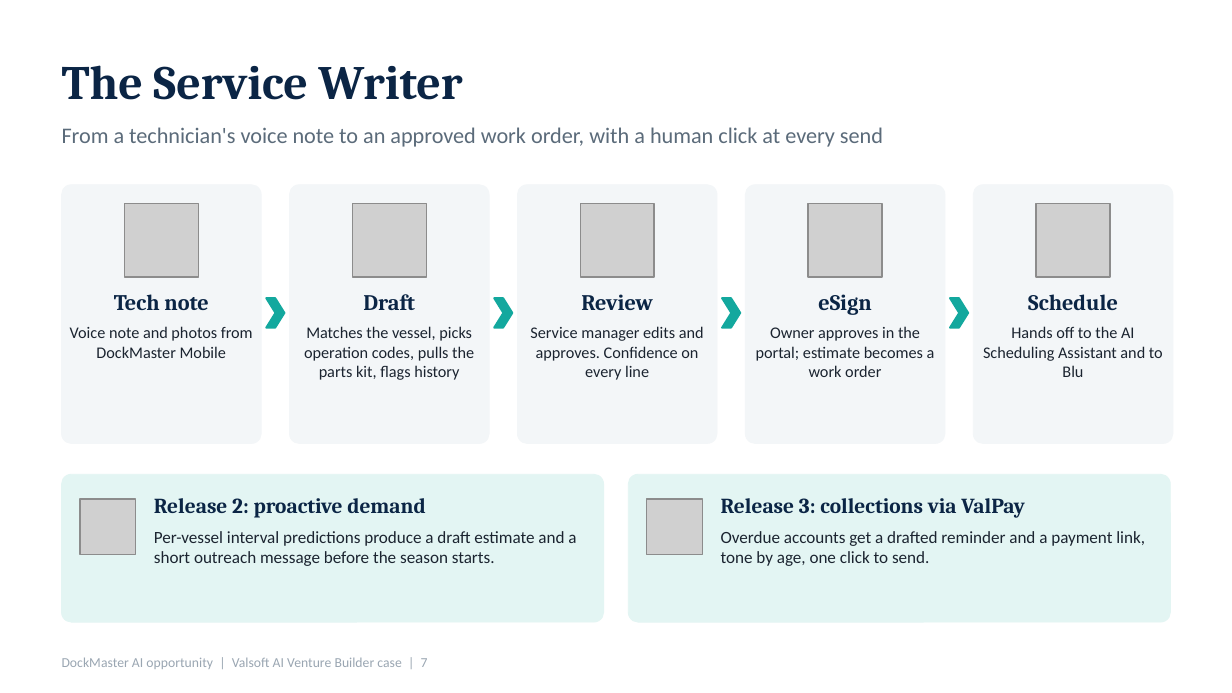
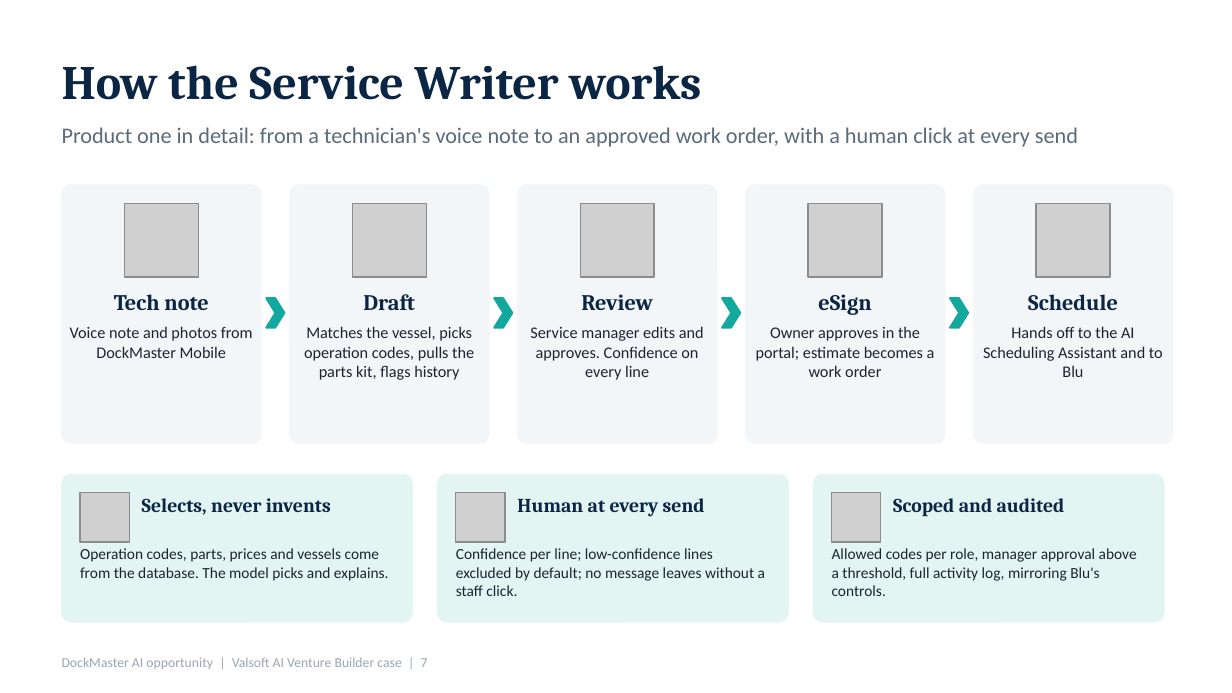
Before and after one commit to scott82anderson/tide, a slide deck: slide 7 of public/docs/DockMaster_AI_Opportunity_Service_Writer.pptx. Drawn at 1232x693 pixels with LibreOffice and Linux fonts; fonts in the diff are those of the drawing; grey boxes stand for pictures. Boxes give left, top, right and bottom in pixels: in the first picture for what was removed or moved away, otherwise in the second. Text is boxed around its words. In the diff, an @@ line names an element or a change of style, - is before the commit and + after.

```diff
--- a/public/docs/DockMaster_AI_Opportunity_Service_Writer.pptx
+++ b/public/docs/DockMaster_AI_Opportunity_Service_Writer.pptx
@@ text at (x1=62, y1=65, x2=701, y2=100): text changed @@
-The Service Writer
+How the Service Writer works
@@ text at (x1=62, y1=127, x2=1078, y2=147): text changed @@
-From a technician's voice note to an approved work order, with a human click at every send
+Product one in detail: from a technician's voice note to an approved work order, with a human click at every send
@@ rounded rectangle resized from (x1=62, y1=474, x2=604, y2=622) to (x1=62, y1=474, x2=413, y2=622) @@
@@ rounded rectangle resized from (x1=628, y1=474, x2=1170, y2=622) to (x1=437, y1=474, x2=788, y2=622) @@
@@ rounded rectangle added at (x1=813, y1=474, x2=1164, y2=622), fill #E3F5F3, outline #E3F5F3 0.5 pt @@
@@ picture resized from (x1=80, y1=499, x2=136, y2=554) to (x1=80, y1=493, x2=129, y2=542) @@
@@ text at (x1=142, y1=498, x2=331, y2=515): text changed; size 12.5 to 11.5 pt @@
-Release 2: proactive demand
+Selects, never invents
@@ picture added at (x1=456, y1=493, x2=505, y2=542) @@
@@ text added at (x1=517, y1=498, x2=705, y2=517), 11.5 pt, text #0B2545, bold @@
+Human at every send
@@ picture removed at (x1=647, y1=499, x2=702, y2=554) @@
@@ text removed at (x1=721, y1=498, x2=1025, y2=518) @@
-Release 3: collections via ValPay
@@ picture added at (x1=832, y1=493, x2=881, y2=542) @@
@@ text added at (x1=893, y1=498, x2=1065, y2=516), 11.5 pt, text #0B2545, bold @@
+Scoped and audited
@@ text at (x1=80, y1=548, x2=389, y2=581): text changed; size 10 to 9 pt @@
-Per-vessel interval predictions produce a draft estimate and a short outreach message before the season starts.
+Operation codes, parts, prices and vessels come from the database. The model picks and explains.
@@ text at (x1=456, y1=548, x2=765, y2=596): text changed; size 10 to 9 pt @@
-Overdue accounts get a drafted reminder and a payment link, tone by age, one click to send.
+Confidence per line; low-confidence lines excluded by default; no message leaves without a staff click.
@@ text added at (x1=832, y1=548, x2=1137, y2=596), 9 pt, text #1B2430 @@
+Allowed codes per role, manager approval above a threshold, full activity log, mirroring Blu's controls.
```
Also in this commit, not shown: 6 other slides changed, 1 slide added, 1 slide removed.
